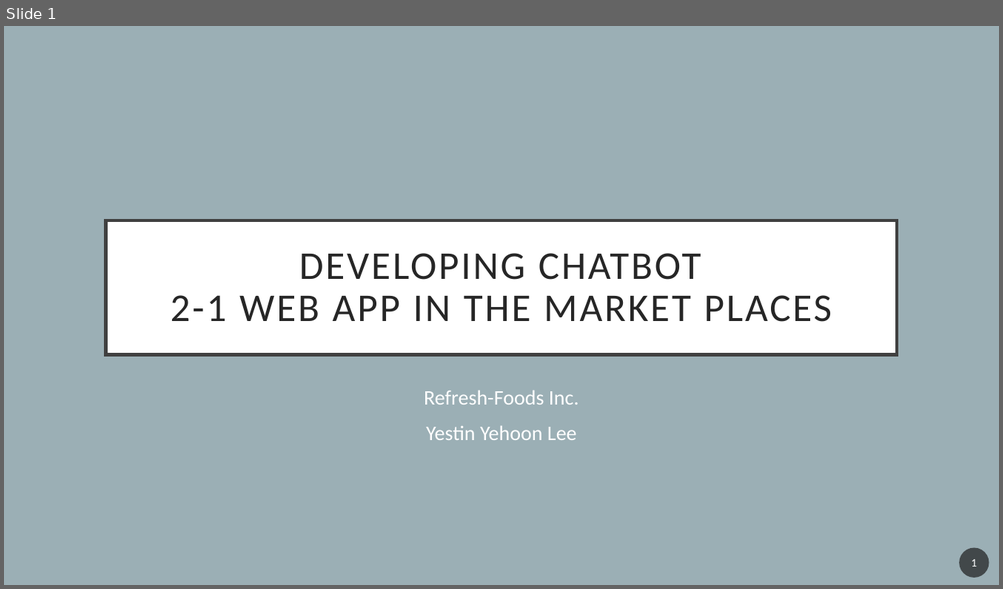
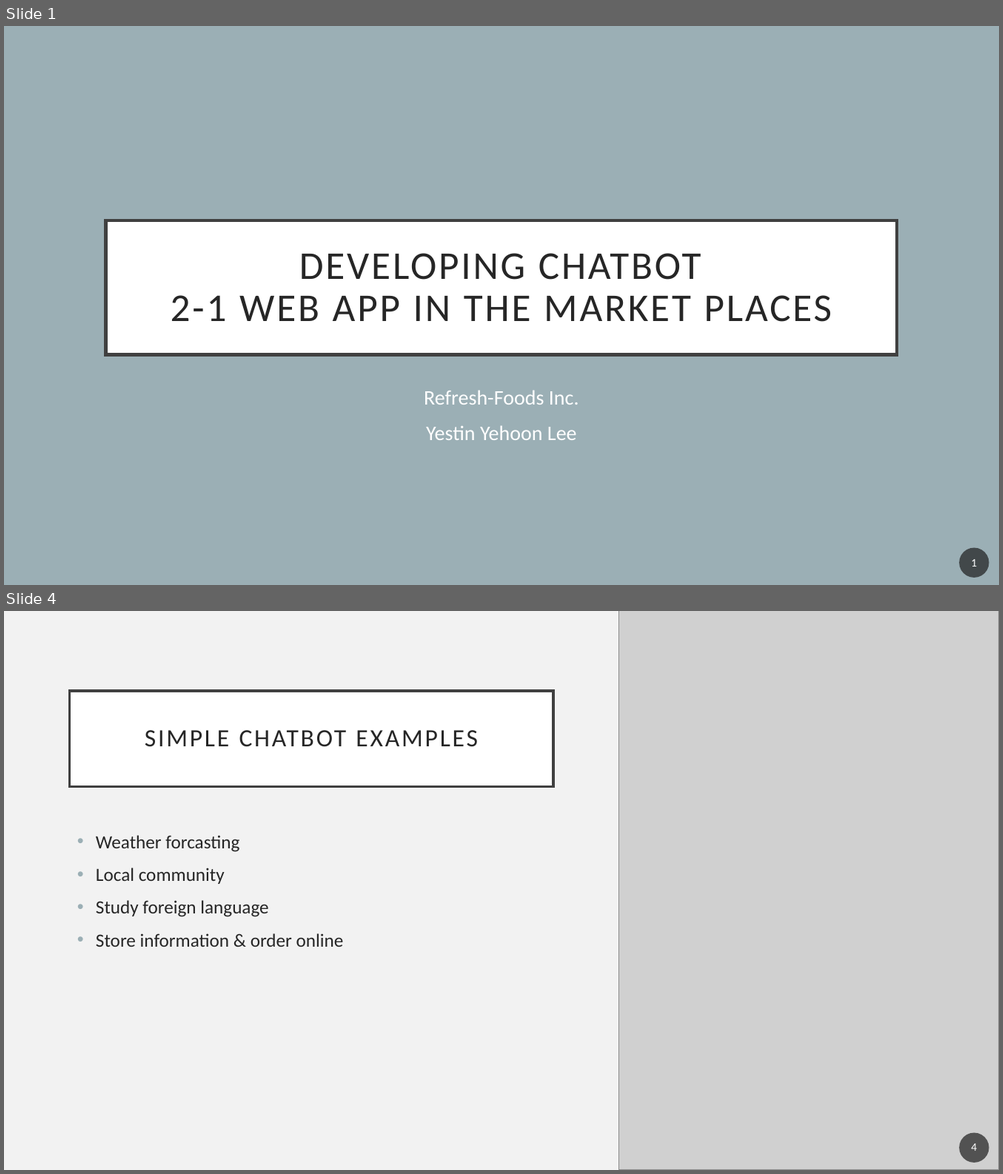
Before and after one commit to YehoonLee3/ChatBotCourse, a slide deck: 2-1 Web App in the Market Places.pptx. Shown one above the other, each under a label of ours: slide 1 before the commit, slides 1 and 4 after it; the slides between them are not shown. The pictures are 1003x589 and 1003x1174 pixels, drawn with LibreOffice and Linux fonts; fonts in the diff are those of the drawing; grey boxes stand for pictures. Boxes give left, top, right and bottom in pixels: in the first picture for what was removed or moved away, otherwise in the second. Text is boxed around its words. In the diff, an @@ line names an element or a change of style, - is before the commit and + after.

```diff
--- a/2-1 Web App in the Market Places.pptx
+++ b/2-1 Web App in the Market Places.pptx
@@ slide 4 added at <box>4,611,999,1170</box>, background #F2F2F2 @@
@@ picture added at <box>619,611,999,1170</box> @@
@@ title added at <box>70,691,553,786</box>, fill #FFFFFF, outline #404040 2.5 pt, 24 pt, text #262626 @@
+SIMPLE CHATBOT EXAMPLES
@@ text added at <box>96,835,344,947</box>, 18 pt, text #262626 @@
+• Weather forcasting
+• Local community
+• Study foreign language
+• Store information & order online
@@ page number added at <box>959,1133,989,1163</box>, fill #1D1D1D at 70% opacity, 11 pt, text #FFFFFF @@
+4
```
Also in this commit, not shown: 1 slide changed, 1 other slide added, 3 other files.
